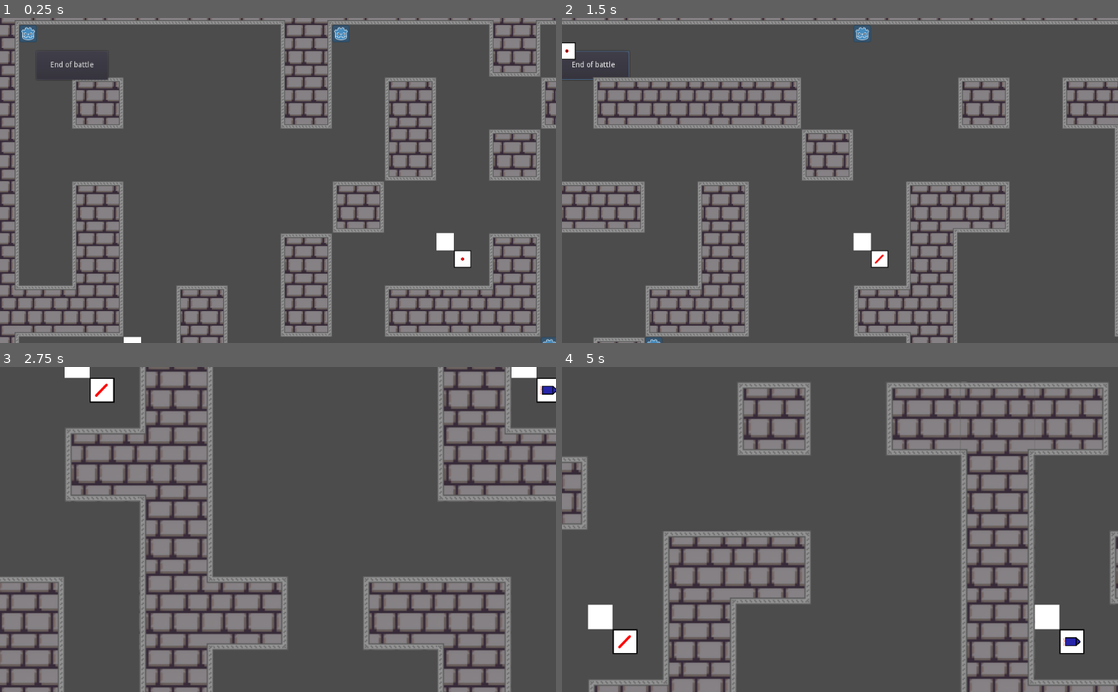
Above: before the commit, frames 1-4 (two rows, left to right).
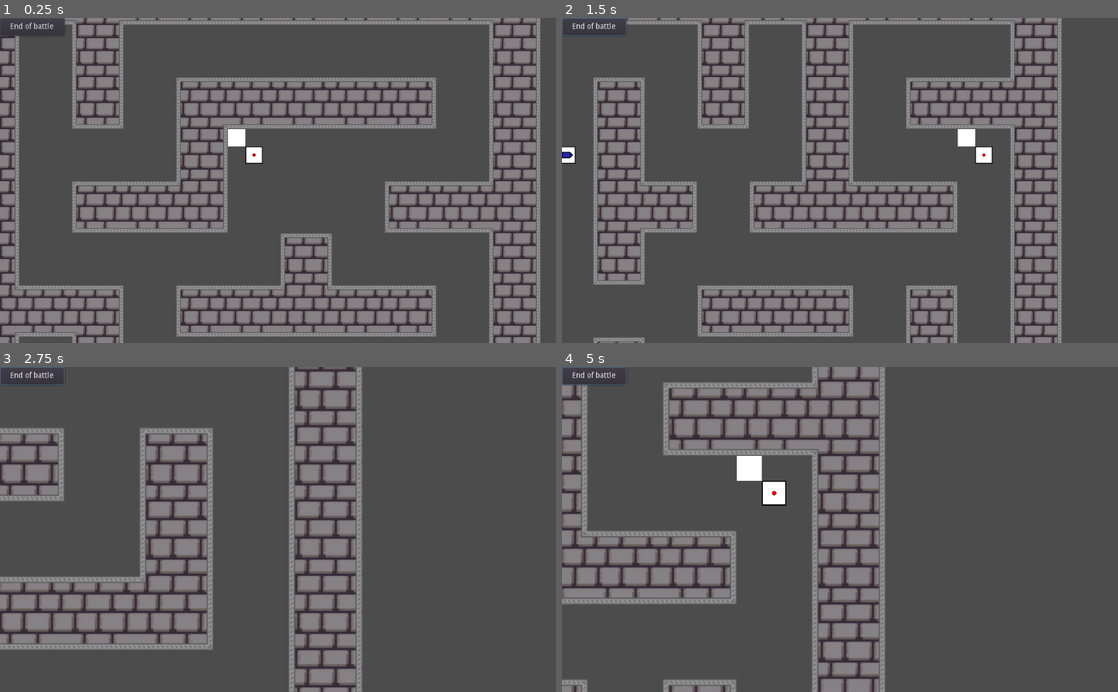
Above: after the commit, the same moments.

Repository: wovri-github/godot_tanks_server
Game: Godot game, scene res://Main/Main.tscn
Same seed, same stepped clock (60 frames per second), same inputs: the game is played once before the commit and once after it.
Inputs (mouse positions are in pixels of both pictures, inside the frame that each line leads up to):
- Up to frame 1 (0.25 s): no input
- Up to frame 2 (1.5 s): click "End of battle" at 0.5 s; tap Enter at 1.25 s; move the mouse to (962, 164) at 1.27 s; press the mouse at (962, 164) at 1.28 s; hold D (right) from 1.28 s (still down)
- Up to frame 3 (2.75 s): move the mouse to (166, 545) at 2.02 s; release D (right) at 2.03 s; release the mouse at (166, 545) at 2.03 s; hold S (down) from 2.03 s (still down); tap Mouse wheel up (zoom_in) at 2.1 s
- Up to frame 4 (5 s): move the mouse to (895, 458) at 2.77 s; release S (down) at 2.78 s; hold D (right) 2.78-3.53 s; tap Mouse wheel down (zoom_out) at 2.85 s; move the mouse to (812, 594) at 3.52 s; hold W (up) 3.53-4.28 s; click (812, 594) at 3.6 s; move the mouse to (1006, 578) at 4.27 s; hold A (left) from 4.28 s (still down); tap Mouse wheel up (zoom_in) at 4.35 s

The runs differ from the first frame. In frame 1, 28% of the frame differs, in the area x 0-100%, y 0-100%; in frame 2, 41%; in frame 3, 41%; in frame 4, 45%.

Commit message:
Little fixes: - Take care about warning - Map cleaning - change logick function - add view port to button

Diff:
--- a/Main/Game/Game.gd
+++ b/Main/Game/Game.gd
@@ -51,7 +51,7 @@
 	return bullet_data
 
 
-func _physics_process(delta):
+func _physics_process(_delta):
 	var playerS_stance = get_parent().playerS_stance
 	if playerS_stance.empty() == true:
 		return
--- a/Main/Game/Map/GenerateMap.gd
+++ b/Main/Game/Map/GenerateMap.gd
@@ -83,7 +83,6 @@
 
 func set_values_logick():
 	MAX_PLAYERS = get_node("/root/Main").player_data.size()
-	MAX_PLAYERS = 16
 	define_map_size()
 	define_removing_cell()
 
@@ -92,12 +91,11 @@
 	if MAX_PLAYERS < 4:
 		side = 9 + repetition
 	else:
-		side = floor(sqrt(MAX_PLAYERS-1) * 6) + repetition
+		side = floor(1.3*MAX_PLAYERS + 3) + repetition
 	MAP_SIZE = Vector2(side, side)
 	MAP_SIZE += Vector2(rng.randi_range(0, min(MAX_PLAYERS, 10)), rng.randi_range(0, min(MAX_PLAYERS, 10)))
 	MAP_SIZE.x += int(MAP_SIZE.x) % 2
 	MAP_SIZE.y += int(MAP_SIZE.y) % 2
-	print(MAP_SIZE, "Rep: ", repetition)
 
 func define_removing_cell():
 	EMPTY_CELLS_DENSITY = 0.02 * MAX_PLAYERS
@@ -142,9 +140,9 @@
 
 func create_matrix(rows, cols):
 	var matrix = []
-	for i in range(rows):
+	for _i in range(rows):
 		var row = []
-		for j in range(cols):
+		for _j in range(cols):
 			row.append(0)
 		matrix.append(row)
 	return matrix
@@ -156,12 +154,12 @@
 
 func look_for_complex_walls(_matrix, rows, cols) -> Array:
 	var matrix = _matrix.duplicate(true)
-	var complexes: Array
-	var check_positions: Array
+	var complexes: Array = []
+	var check_positions: Array = []
 	for y in range(rows):
 		for x in range(cols):
 			if matrix[y][x] == 1:
-				var positions_vector: PoolVector2Array
+				var positions_vector: PoolVector2Array = []
 				check_positions.append(Vector2(y, x))
 				while check_positions.empty() == false:
 					var pos = check_positions.pop_front()
@@ -182,7 +180,7 @@
 	var size = complex.size()
 	var number_of_cuts = size / MAX_WALL_LENGTH
 	var step_size = size / (number_of_cuts+1)
-	var middle_indexes: Array
+	var middle_indexes: Array = []
 	for i in range(number_of_cuts):
 		i += 1
 		middle_indexes.append(round(step_size * i))
@@ -397,7 +395,6 @@
 	while available_spots.empty() == false:
 		var index = rng.randi_range(0, available_spots.size() - 1)
 		var tile_pos = available_spots.pop_at(index)
-		var pos = Vector2((tile_pos.x+0.5)*TILESIZE*scale.x,(tile_pos.y+0.5)*TILESIZE*scale.y)
 		set_cellv(tile_pos, 2)
 		remove_avilable_places_until_wall(tile_pos, available_spots, INF)
 		remove_avilable_places_in_range(tile_pos, available_spots)
--- a/Main/Main.gd
+++ b/Main/Main.gd
@@ -35,7 +35,7 @@
 
 func _peer_disconnected(player_id) -> void:
 	print("[Main]: Player " + str(player_id) + " disconnected")
-	player_data.erase(player_id)
+	var _err = player_data.erase(player_id)
 	var player_n = get_node_or_null("/root/Main/Game/Players/" + str(player_id))
 	if player_n:
 		player_n.die(null, null)
--- a/Main/Main.tscn
+++ b/Main/Main.tscn
@@ -39,13 +39,6 @@
 
 [node name="Game" parent="." instance=ExtResource( 2 )]
 
-[node name="Button" type="Button" parent="."]
-margin_left = 127.0
-margin_top = 144.0
-margin_right = 259.0
-margin_bottom = 197.0
-text = "End of battle"
-
 [node name="BattleTimer" type="Timer" parent="."]
 one_shot = true
 script = ExtResource( 4 )
@@ -53,6 +46,13 @@
 [node name="Spectator" parent="." instance=ExtResource( 3 )]
 position = Vector2( 572, 383 )
 
+[node name="CanvasLayer" type="CanvasLayer" parent="."]
+
+[node name="Button" type="Button" parent="CanvasLayer"]
+margin_right = 119.0
+margin_bottom = 33.0
+text = "End of battle"
+
 [connection signal="timeout" from="Processing_timer" to="Stance_process" method="_on_Processing_timer_timeout"]
-[connection signal="pressed" from="Button" to="." method="_on_Button_pressed"]
 [connection signal="timeout" from="BattleTimer" to="BattleTimer" method="_on_BattleTimer_timeout"]
+[connection signal="pressed" from="CanvasLayer/Button" to="." method="_on_Button_pressed"]
--- a/Spectator/Spectator.gd
+++ b/Spectator/Spectator.gd
@@ -31,7 +31,7 @@
 	if event is InputEventMouseMotion and following:
 		position -= event.relative * zoom
 
-func _process(delta):
+func _process(_delta):
 	var velocity = Vector2.ZERO
 	velocity.y = int(Input.is_action_pressed("down")) - int(Input.is_action_pressed("up"))
 	velocity.x = int(Input.is_action_pressed("right")) - int(Input.is_action_pressed("left"))
